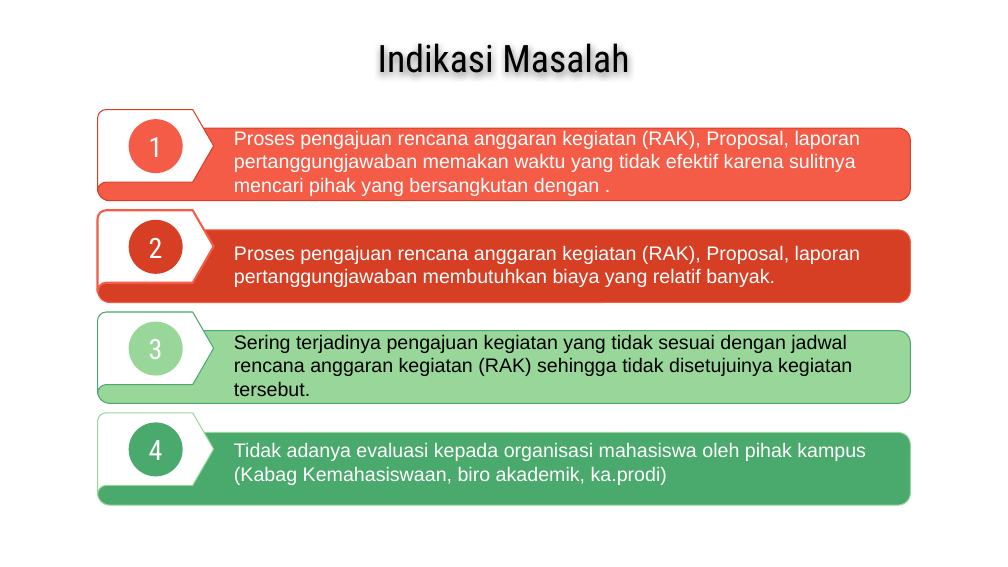
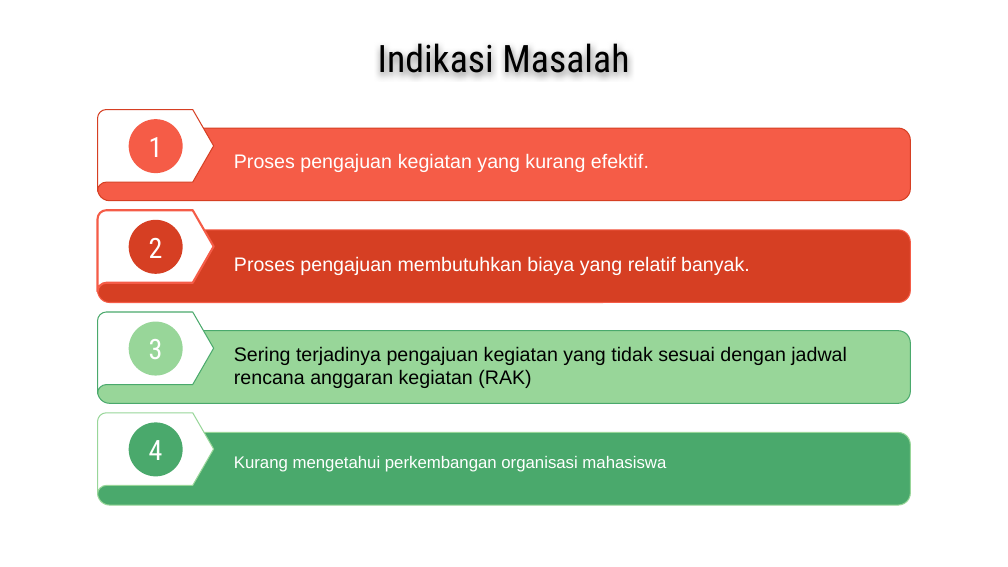
Before and after one commit to islahatun/laporan_Skripsi, a slide deck: slide 3 of bismillah sidang.pptx. Drawn at 1008x567 pixels with LibreOffice and Linux fonts; fonts in the diff are those of the drawing. Boxes give left, top, right and bottom in pixels: in the first picture for what was removed or moved away, otherwise in the second. Text is boxed around its words. In the diff, an @@ line names an element or a change of style, - is before the commit and + after.

```diff
--- a/bismillah sidang.pptx
+++ b/bismillah sidang.pptx
@@ text at (x1=234, y1=154, x2=649, y2=172): text changed @@
-Proses pengajuan rencana anggaran kegiatan (RAK), Proposal, laporan pertanggungjawaban memakan waktu yang tidak efektif karena sulitnya mencari pihak yang bersangkutan dengan .
+Proses pengajuan kegiatan yang kurang efektif.
@@ text at (x1=234, y1=256, x2=750, y2=275): text changed @@
-Proses pengajuan rencana anggaran kegiatan (RAK), Proposal, laporan pertanggungjawaban membutuhkan biaya yang relatif banyak.
+Proses pengajuan membutuhkan biaya yang relatif banyak.
@@ text at (x1=234, y1=346, x2=847, y2=388): text changed @@
-Sering terjadinya pengajuan kegiatan yang tidak sesuai dengan jadwal rencana anggaran kegiatan (RAK) sehingga tidak disetujuinya kegiatan tersebut.
+Sering terjadinya pengajuan kegiatan yang tidak sesuai dengan jadwal rencana anggaran kegiatan (RAK)
@@ text at (x1=234, y1=456, x2=666, y2=472): text changed; size 14 to 12 pt @@
-Tidak adanya evaluasi kepada organisasi mahasiswa oleh pihak kampus (Kabag Kemahasiswaan, biro akademik, ka.prodi)
+Kurang mengetahui perkembangan organisasi mahasiswa
```
Also in this commit, not shown: 4 other slides changed, 2 slides added.
